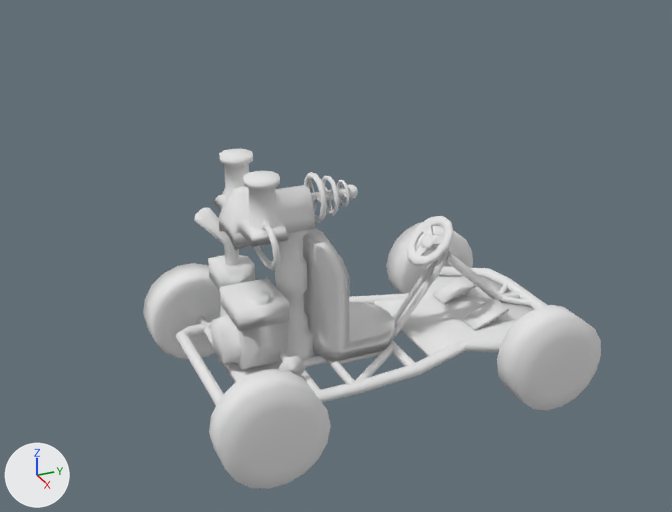
Renders of the Blender file elems/kart_model1.blend from each side of a commit.
The view is the same before and after, from a camera (50 mm lens) standing at (4.48, -2.73, 3.07) and looking at (0.03, -0.72, 0.85). The axes (+X, +Y, +Z) are drawn at lower left. The lights are the same throughout.

The older version as bpy lines, for what is in view:
```python
me_cylinder_005 = bpy.data.meshes.new('Cylinder.005')
me_cylinder_005.from_pydata(...)  # 108 vertices, 92 faces; spans x -0.98..0.98, y -1.0..1.0, z -0.98..1.06
me_cylinder_005.polygons.foreach_set('use_smooth', [True] * 92)
me_cylinder_005.materials.append(mat_roue)  # its picture is missing
me_cylinder_008 = bpy.data.meshes.new('Cylinder.008')
me_cylinder_008.from_pydata(...)  # 108 vertices, 92 faces; spans x -0.98..0.98, y -1.0..1.0, z -0.98..1.06
me_cylinder_008.polygons.foreach_set('use_smooth', [True] * 92)
me_cylinder_008.materials.append(mat_roue)  # its picture is missing
me_cylinder_009 = bpy.data.meshes.new('Cylinder.009')
me_cylinder_009.from_pydata(...)  # 852 vertices, 788 faces; spans x -4.5..4.5, y -3.9..4.3, z -1.0..34.7
me_cylinder_009.polygons.foreach_set('use_smooth', [True] * 788)
me_cylinder_009.materials.append(mat_pistolet)  # white #e7e7e7
ob_kartwheel_br = bpy.data.objects.new('kartwheel_BR', me_cylinder_005)
ob_kartwheel_br.location = (0.699, -1.399, 0.282)
ob_kartwheel_br.rotation_euler = (6.286, 1.571, 0.0)  # degrees (360, 90, 0)
ob_kartwheel_br.scale = (0.295, 0.295, 0.117)
ob_kartwheel_fr = bpy.data.objects.new('kartwheel_FR', me_cylinder_008)
ob_kartwheel_fr.location = (0.699, 0.328, 0.282)
ob_kartwheel_fr.rotation_euler = (6.286, 1.571, 0.0)  # degrees (360, 90, 0)
ob_kartwheel_fr.scale = (0.295, 0.295, 0.117)
ob_pistolet_model = bpy.data.objects.new('pistolet_model', me_cylinder_009)
ob_pistolet_model.location = (-0.01, -0.988, 0.29)
ob_pistolet_model.scale = (0.0941, 0.0941, 0.0335)
# also in view: 'kartwheel_BL' at (-0.69, -1.4, 0.28); 'kartwheel_FL' at (-0.69, 0.33, 0.28); 'kart_model_1' at (-0.01, -0.45, 0.62)
```
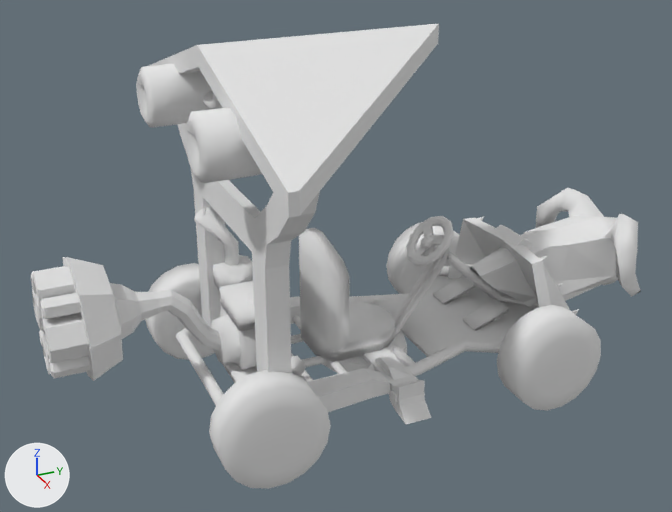
What differs and where, as boxes (x1, y1, x2, y2) in the pictures (672 x 512 px):
'Planeur', added
    after: (136, 24, 439, 412)
'turbo_model', added
    after: (30, 257, 221, 381)
'pistolet_model', hidden
    before: (213, 149, 358, 360)
'Belier', added
    after: (448, 188, 641, 313)
'Armure', added
    after: (455, 216, 579, 315)
'Catapulte', added
    after: (323, 330, 431, 425)

What the commit changed:
Material 'turbo' (mat_turbo) is new.
Its base color is (0.8, 0.8, 0.8) (white #e7e7e7).
Material 'planeur' (mat_planeur) is new.
Its base color is (0.8, 0.8, 0.8) (white #e7e7e7).
Material 'Catapulte' (mat_catapulte) is new.
Its base color is (0.8, 0.8, 0.8) (white #e7e7e7).
Material 'Material' (mat_material) is new.
Its base color is (0.8, 0.8, 0.8) (white #e7e7e7).
Material 'blindage' (mat_blindage) is new.
Its base color is (0.8, 0.8, 0.8) (white #e7e7e7).
Mesh me_cylinder_017 is new.
It has 288 vertices, 235 faces and spans x -2.25..2.25, y -0.4..4.39, z -6.37..0.42.
It uses material mat_turbo (its picture is missing).
Mesh me_plane_006 is new.
It has 171 vertices, 149 faces and spans x -2.15..0.0, y -1.24..1.57, z -2.79..0.65.
It uses material mat_planeur (its picture is missing).
Mesh me_cube_008 is new.
It has 84 vertices, 55 faces and spans x 0.0..1.37, y -3.58..3.58, z -0.75..1.94.
It uses material mat_catapulte (its picture is missing).
Mesh me_cube_009 is new.
It has 75 vertices, 66 faces and spans x -18.4..0.0, y -3.6..5.2, z -1.3..3.4.
It uses material mat_material (its picture is missing).
Mesh me_cube_005 is new.
It has 78 vertices, 62 faces and spans x -1.52..1.52, y -2.2..9.09, z -1.0..11.25.
It uses material mat_blindage (its picture is missing).
Object 'pistolet_model' (ob_pistolet_model) is now hidden.
Object 'turbo_model' (ob_turbo_model) is new; it shows me_cylinder_017.
Its location is (0.006, -1.388, 0.423).
Its rotation in degrees is (90, 0, -180).
Its scale is (0.156, 0.156, 0.156).
Object 'Planeur' (ob_planeur) is new; it shows me_plane_006.
Its location is (0.031, -0.795, 1.759).
Its rotation in degrees is (0, 0, -180).
Its scale is (0.551, 0.551, 0.551).
It gains a MIRROR modifier named 'Mirror'.
Modifier setting: merge_threshold = 0.0375.
Object 'Catapulte' (ob_catapulte) is new; it shows me_cube_008.
Its location is (0.024, -0.556, 0.274).
Its rotation in degrees is (180, 0, -180).
Its scale is (0.536, 0.0792, 0.0792).
It gains a MIRROR modifier named 'Mirror'.
Object 'Belier' (ob_belier) is new; it shows me_cube_009.
Its location is (0.042, 0.69, 0.44).
Its scale is (0.03, 0.135, 0.135).
It gains a MIRROR modifier named 'Mirror'.
Object 'Armure' (ob_armure) is new; it shows me_cube_005.
Its location is (0.029, 0.736, 0.327).
Its rotation in degrees is (0, 0, -180).
Its scale is (0.361, 0.0409, 0.0409).
